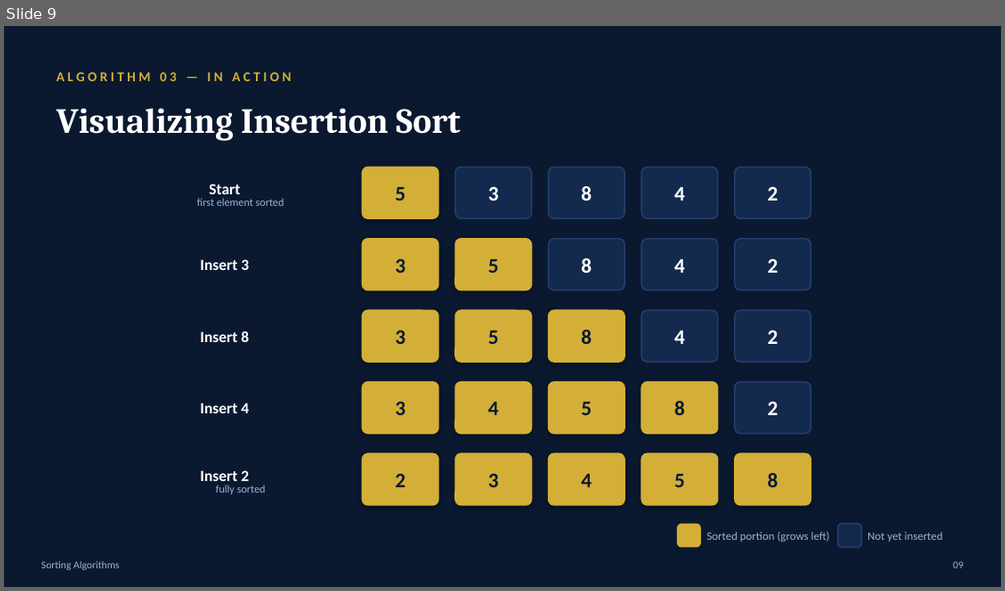
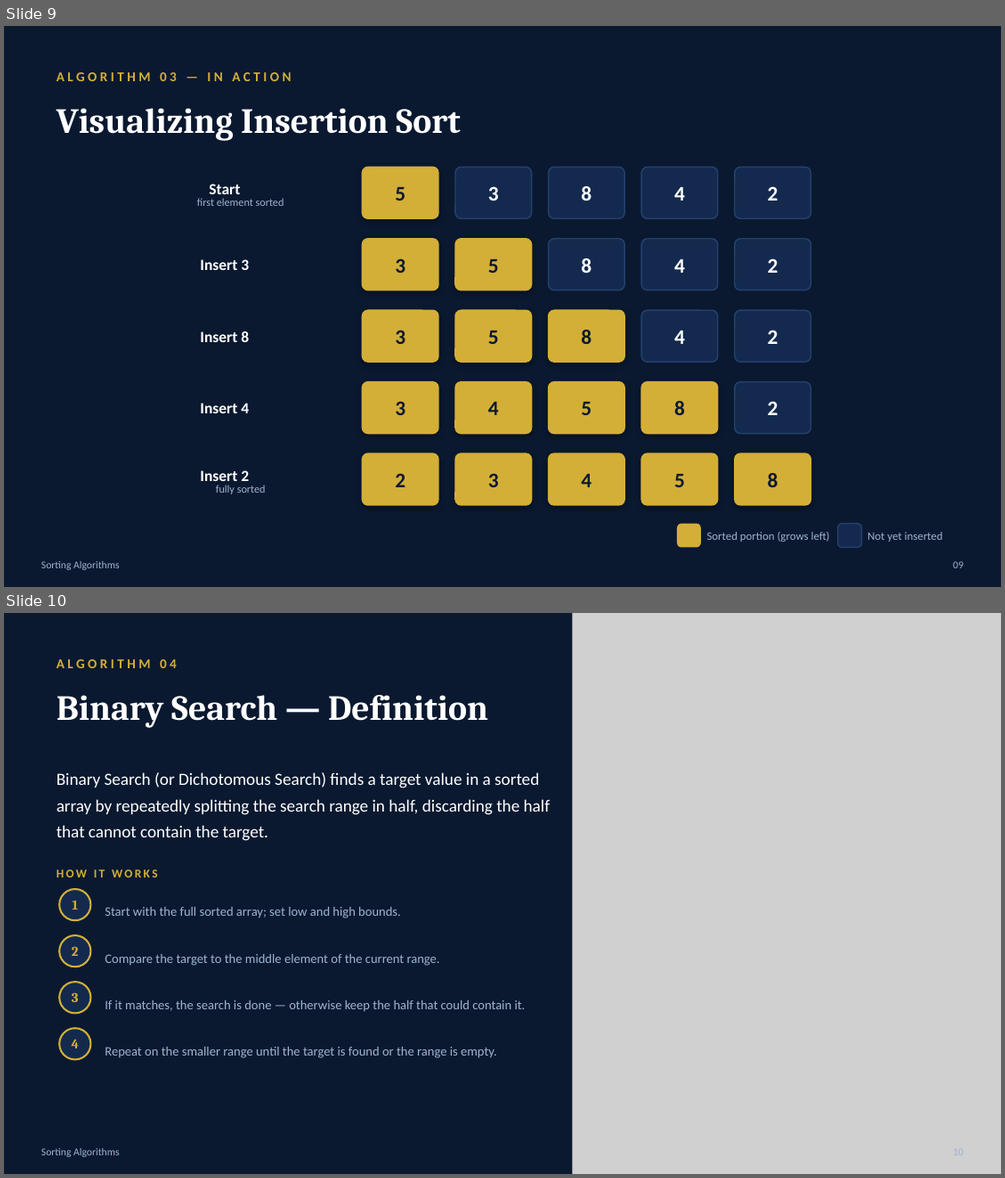
Before and after one commit to sara14052005/youcode_js, a slide deck: Sorting_Algorithms.pptx. Shown one above the other, each under a label of ours: slide 9 before the commit, slides 9 and 10 after it. The pictures are 1005x591 and 1005x1178 pixels, drawn with LibreOffice and Linux fonts; fonts in the diff are those of the drawing; grey boxes stand for pictures. Boxes give left, top, right and bottom in pixels: in the first picture for what was removed or moved away, otherwise in the second. Text is boxed around its words. In the diff, an @@ line names an element or a change of style, - is before the commit and + after.

Commit message:
new presentation

```diff
--- a/Sorting_Algorithms.pptx
+++ b/Sorting_Algorithms.pptx
@@ slide 10 added at bbox=[4, 613, 1001, 1174], background #FFFFFF @@
@@ rectangle added at bbox=[4, 613, 1001, 1174], fill #0A1930 @@
@@ picture added at bbox=[573, 613, 1001, 1174] @@
@@ text added at bbox=[57, 659, 177, 668], 13 pt, text #D4AF37, bold @@
+ALGORITHM 04
@@ text added at bbox=[57, 695, 488, 728], 34 pt, text #FFFFFF, bold @@
+Binary Search — Definition
@@ text added at bbox=[57, 772, 550, 841], 16.5 pt, text #FFFFFF @@
+Binary Search (or Dichotomous Search) finds a target value in a sorted array by repeatedly splitting the search range in half, discarding the half that cannot contain the target.
@@ group added at bbox=[57, 869, 526, 1060]: 9 texts, 4 ellipses @@
+HOW IT WORKS
+1
+Start with the full sorted array; set low and high bounds.
+2
+Compare the target to the middle element of the current range.
+3
+If it matches, the search is done — otherwise keep the half that could contain it.
+4
+Repeat on the smaller range until the target is found or the range is empty.
@@ text added at bbox=[41, 1148, 119, 1157], 10 pt, text #9FB3CF @@
+Sorting Algorithms
```
Also in this commit, not shown: 1 other slide added, 1 other file.
